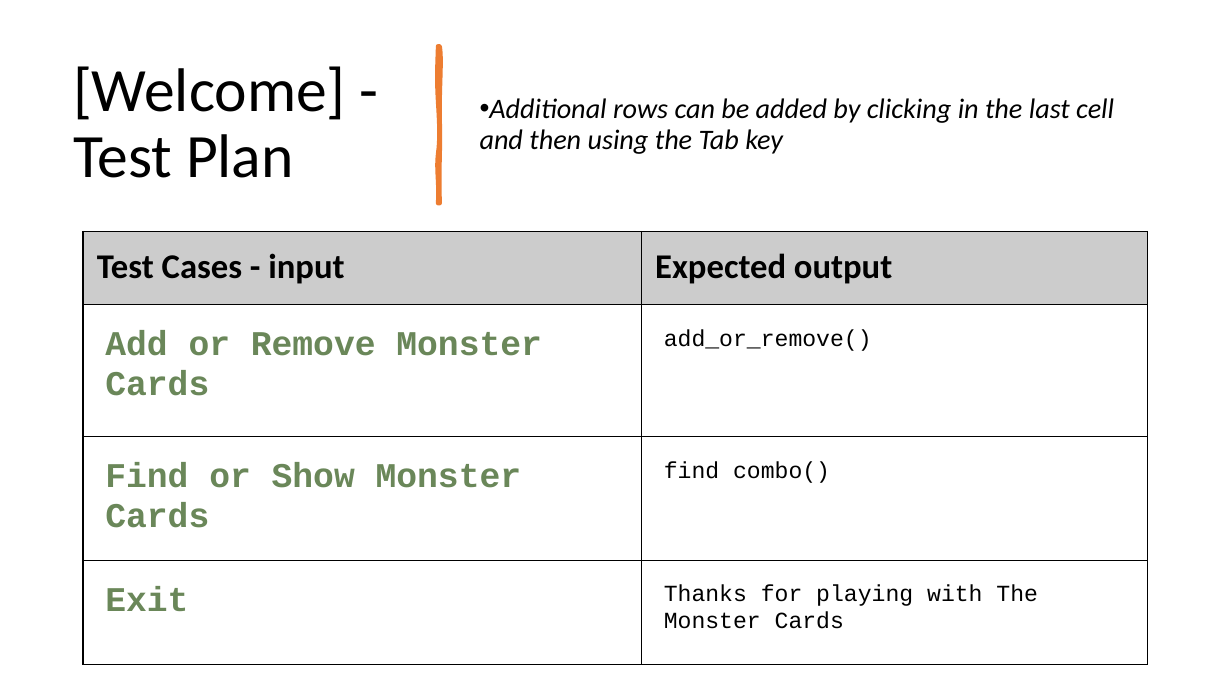
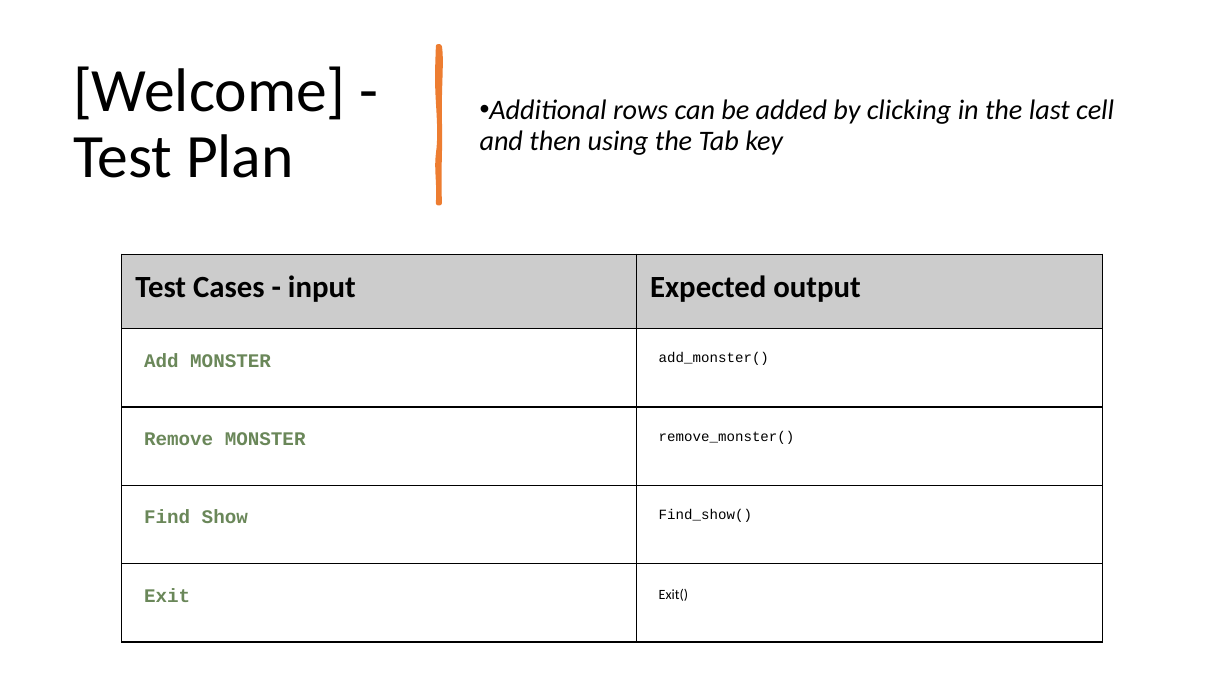
Before and after one commit to peter123321123321/Monster-Cards-Internal, a slide deck: slide 8 of 2.7 and 2.8 Documentation Template.pptx. Drawn at 1232x693 pixels with LibreOffice and Linux fonts; fonts in the diff are those of the drawing. Boxes give left, top, right and bottom in pixels: in the first picture for what was removed or moved away, otherwise in the second. Text is boxed around its words. In the diff, an @@ line names an element or a change of style, - is before the commit and + after.

```diff
--- a/2.7 and 2.8 Documentation Template.pptx
+++ b/2.7 and 2.8 Documentation Template.pptx
@@ table at box(122, 254, 1104, 642) @@
-row 2: Add or Remove Monster Cards | add_or_remove()
-row 3: Find or Show Monster Cards | find combo()
-row 4: Exit | Thanks for playing with The Monster Cards
+row 2: Add MONSTER | add_monster()
+row 3: Remove MONSTER | remove_monster()
+row 4: Find Show | Find_show()
+row 5: Exit | Exit()
@@ table: place and size @@
-table at box(83, 232, 1148, 633)
+table at box(122, 254, 1104, 642)
```
Also in this commit, not shown: 9 other slides changed, 2 slides added, 1 slide removed, 5 other files.
